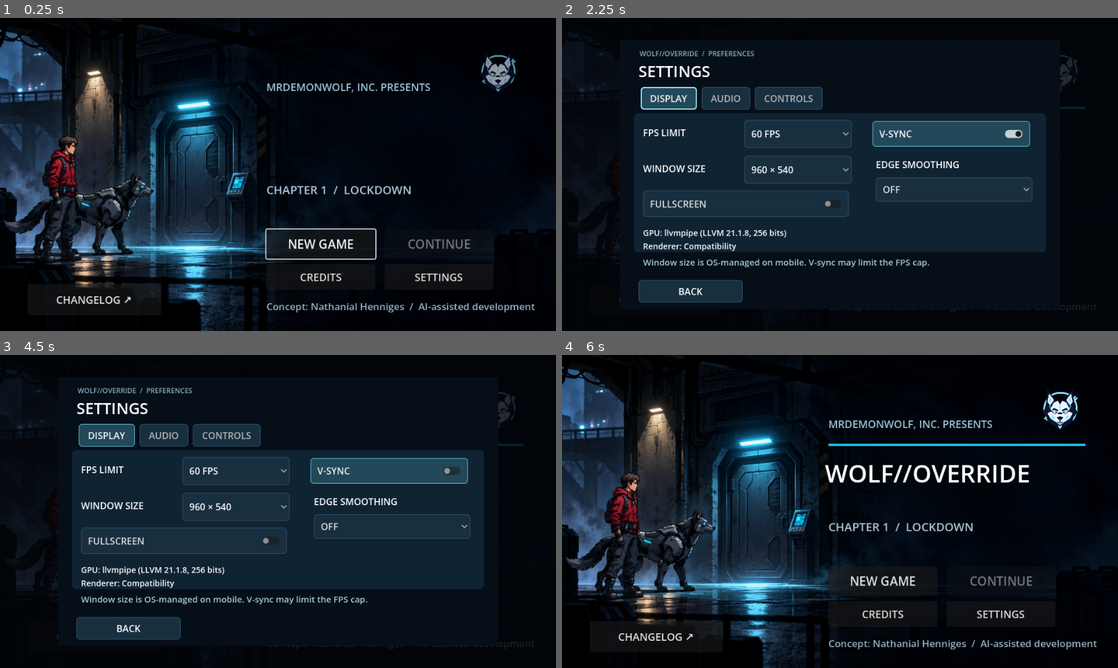
Above: before the commit, frames 1-4 (two rows, left to right).
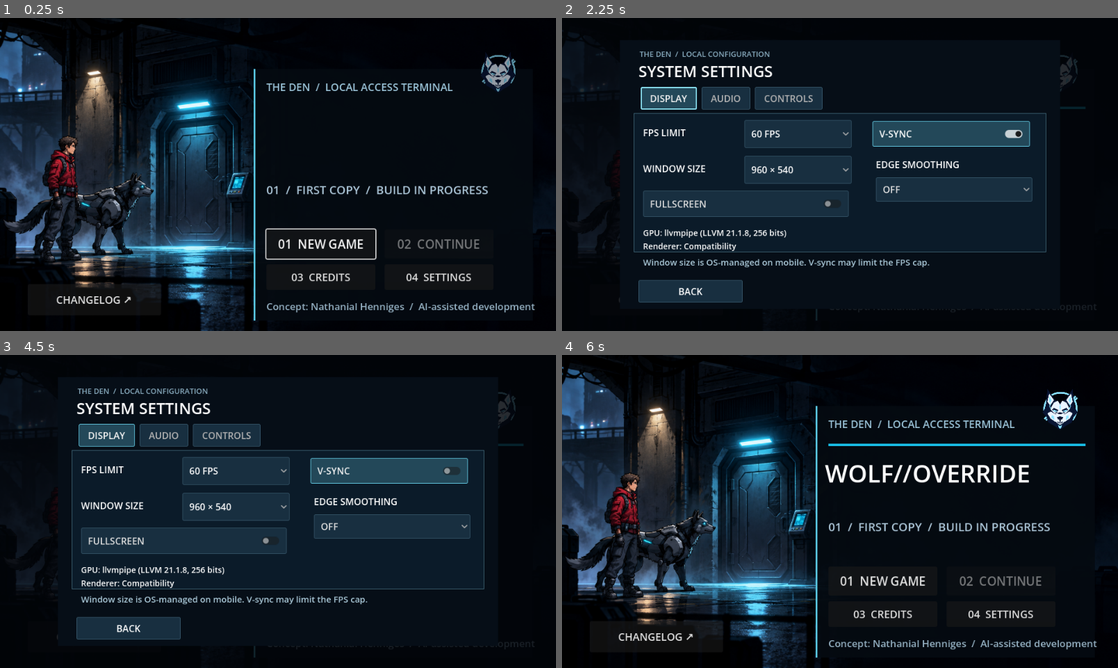
Above: after the commit, the same moments.

Repository: MrDemonWolf/wolf-override
Game: Godot game, scene res://scenes/main.tscn
The game is run twice, just before and just after one commit, with the same random seed, the same clock (stepped at 60 frames per second) and the same inputs.
Inputs:
- Up to frame 1 (0.25 s): no input
- Up to frame 2 (2.25 s): click "CREDITS" (after the commit: "03 CREDITS") at 0.5 s; click "BACK TO TITLE" at 1.25 s; click "SETTINGS" (after the commit: "04 SETTINGS") at 2 s
- Up to frame 3 (4.5 s): click "60 FPS" at 2.75 s; click "960 × 540" at 3.5 s; click "V-SYNC" at 4.25 s
- Up to frame 4 (6 s): click "OFF" at 5 s; click "BACK" at 5.75 s

The runs differ from the first frame. In frame 1, 2.7% of the frame differs, in the area x 45-88%, y 16-97%; in frame 2, 1.3%; in frame 3, 1.3%; in frame 4, 2.7%.

Commit message:
Follow engineer with a closer camera and terminal menus

Diff:
--- a/apps/game/scenes/main.tscn
+++ b/apps/game/scenes/main.tscn
@@ -410,6 +410,22 @@
 texture = ExtResource("6_title_art")
 expand_mode = 1
 
+[node name="TerminalPanel" type="ColorRect" parent="CanvasLayer/TitleScreen"]
+offset_left = 438.0
+offset_top = 88.0
+offset_right = 920.0
+offset_bottom = 522.0
+mouse_filter = 2
+color = Color(0.018, 0.04, 0.065, 0.93)
+
+[node name="TerminalEdge" type="ColorRect" parent="CanvasLayer/TitleScreen"]
+offset_left = 438.0
+offset_top = 88.0
+offset_right = 441.0
+offset_bottom = 522.0
+mouse_filter = 2
+color = Color(0.35, 0.78, 0.88, 1)
+
 [node name="Brand" type="Label" parent="CanvasLayer/TitleScreen"]
 offset_left = 460.0
 offset_top = 106.0
@@ -417,7 +433,7 @@
 offset_bottom = 137.0
 theme_override_colors/font_color = Color(0.61, 0.77, 0.85, 1)
 theme_override_font_sizes/font_size = 18
-text = "MRDEMONWOLF, INC. PRESENTS"
+text = "THE DEN  /  LOCAL ACCESS TERMINAL"
 
 [node name="LogoMark" type="TextureRect" parent="CanvasLayer/TitleScreen"]
 offset_left = 816.0
@@ -450,7 +466,7 @@
 offset_bottom = 313.0
 theme_override_colors/font_color = Color(0.68, 0.78, 0.85, 1)
 theme_override_font_sizes/font_size = 20
-text = "CHAPTER 1  /  LOCKDOWN"
+text = "01  /  FIRST COPY  /  BUILD IN PROGRESS"
 
 [node name="NewGameButton" type="Button" parent="CanvasLayer/TitleScreen"]
 offset_left = 460.0
@@ -458,7 +474,7 @@
 offset_right = 648.0
 offset_bottom = 415.0
 theme_override_font_sizes/font_size = 21
-text = "NEW GAME"
+text = "01  NEW GAME"
 
 [node name="ContinueButton" type="Button" parent="CanvasLayer/TitleScreen"]
 offset_left = 664.0
@@ -466,7 +482,7 @@
 offset_right = 852.0
 offset_bottom = 415.0
 theme_override_font_sizes/font_size = 21
-text = "CONTINUE"
+text = "02  CONTINUE"
 
 [node name="CreditsButton" type="Button" parent="CanvasLayer/TitleScreen"]
 offset_left = 460.0
@@ -474,7 +490,7 @@
 offset_right = 648.0
 offset_bottom = 469.0
 theme_override_font_sizes/font_size = 18
-text = "CREDITS"
+text = "03  CREDITS"
 
 [node name="SettingsButton" type="Button" parent="CanvasLayer/TitleScreen"]
 offset_left = 664.0
@@ -482,7 +498,7 @@
 offset_right = 852.0
 offset_bottom = 469.0
 theme_override_font_sizes/font_size = 18
-text = "SETTINGS"
+text = "04  SETTINGS"
 
 [node name="ChangelogButton" type="Button" parent="CanvasLayer/TitleScreen"]
 offset_left = 48.0
@@ -542,7 +558,7 @@
 theme_override_colors/default_color = Color(0.82, 0.89, 0.94, 1)
 theme_override_font_sizes/normal_font_size = 19
 bbcode_enabled = true
-text = "[center][color=#73DDF5]ORIGINAL CONCEPT, CORE STORY  …(821 unchanged characters)… d text and recognizable interactions\n\nNIST AI Risk Management Framework\nNatio …(372 unchanged characters)…
+text = "[center][color=#73DDF5]ORIGINAL CONCEPT, CORE STORY  …(821 unchanged characters)… d text and recognizable interactions\n\nGodot 4.7 Camera2D reference\nCamera follow and smoothing\n\nNielsen Norman Group\nMobile screenshot readability\n\nNIST AI Risk Management Framework\nNatio …(372 unchanged characters)…
 
 [node name="CreditsBackButton" type="Button" parent="CanvasLayer/TitleScreen/CreditsScreen"]
 offset_left = 189.0
@@ -600,7 +616,7 @@
 offset_right = 419.0
 offset_bottom = 75.0
 theme_override_font_sizes/font_size = 31
-text = "PAUSED"
+text = "SESSION PAUSED"
 
 [node name="ResumeButton" type="Button" parent="CanvasLayer/PauseOverlay/Panel/PauseMenu"]
 offset_left = 50.0
@@ -658,7 +674,7 @@
 offset_right = 419.0
 offset_bottom = 75.0
 theme_override_font_sizes/font_size = 31
-text = "SETTINGS"
+text = "SYSTEM SETTINGS"
 
 [node name="FPSLabel" type="Label" parent="CanvasLayer/PauseOverlay/Panel/SettingsMenu"]
 offset_left = 45.0
--- a/apps/game/scripts/game_settings.gd
+++ b/apps/game/scripts/game_settings.gd
@@ -89,12 +89,13 @@
 	surface.size = Vector2(712, 240)
 	surface.mouse_filter = Control.MOUSE_FILTER_IGNORE
 	var surface_style: StyleBoxFlat = StyleBoxFlat.new()
-	surface_style.bg_color = Color("#102333")
-	surface_style.set_corner_radius_all(8)
+	surface_style.bg_color = Color("#0b1b29")
+	surface_style.border_color = Color("#416779")
+	surface_style.set_border_width_all(1)
 	surface.add_theme_stylebox_override("panel", surface_style)
 	add_child(surface)
 	move_child(surface, 0)
-	var subtitle: Label = _label("WOLF//OVERRIDE  /  PREFERENCES", 12)
+	var subtitle: Label = _label("THE DEN  /  LOCAL CONFIGURATION", 13)
 	subtitle.position = Vector2(34, 15)
 	subtitle.modulate = Color("#89acbf")
 	add_child(subtitle)
@@ -246,7 +247,7 @@
 	normal.bg_color = Color("#182f40")
 	normal.border_color = Color("#345366")
 	normal.set_border_width_all(1)
-	normal.set_corner_radius_all(5)
+	normal.set_corner_radius_all(2)
 	normal.content_margin_left = 12
 	normal.content_margin_right = 12
 	normal.content_margin_top = 8
@@ -257,7 +258,7 @@
 	var focus: StyleBoxFlat = StyleBoxFlat.new()
 	focus.border_color = Color("#8de5f5")
 	focus.set_border_width_all(2)
-	focus.set_corner_radius_all(5)
+	focus.set_corner_radius_all(2)
 	focus.bg_color = Color.TRANSPARENT
 	for type_name: String in ["Button", "OptionButton", "CheckButton"]:
 		menu_theme.set_stylebox("normal", type_name, normal)
--- a/apps/game/scripts/main.gd
+++ b/apps/game/scripts/main.gd
@@ -83,6 +83,8 @@
 var credits_paused: bool = false
 
 const WOLF_SPRITE_REST: Vector2 = Vector2(0.0, -15.0)
+const GAMEPLAY_ZOOM: float = 1.18
+const GAMEPLAY_VIEW_WIDTH: float = 960.0 / GAMEPLAY_ZOOM
 const CORRIDOR_BACKGROUND: Texture2D = preload("res://assets/maintenance-corridor-background-provisional.png")
 
 
@@ -135,6 +137,19 @@
 		draw_line(Vector2(801, 434), Vector2(844, 434), Color("#70d9a7"), 4.0)
 
 
+func _update_gameplay_camera() -> void:
+	var half_view: float = GAMEPLAY_VIEW_WIDTH * 0.5
+	intro_camera.position = Vector2(clampf(human.position.x, half_view, 960.0 - half_view), 330.0)
+
+
+func _start_gameplay_camera() -> void:
+	intro_camera.zoom = Vector2.ONE * GAMEPLAY_ZOOM
+	_update_gameplay_camera()
+	intro_camera.position_smoothing_enabled = true
+	intro_camera.position_smoothing_speed = 4.0
+	intro_camera.reset_smoothing()
+
+
 func _process(delta: float) -> void:
 	if title_open:
 		if credits_screen.visible and not credits_paused:
@@ -158,6 +173,7 @@
 			_finish_chapter_close()
 		_refresh_ui()
 		return
+	_update_gameplay_camera()
 	if Input.is_action_just_pressed(&"pause_game"):
 		_pause_game()
 		return
@@ -223,6 +239,7 @@
 	$IntroCage.show()
 	intro_gate.show()
 	intro_camera.position = Vector2(267.0, 355.0)
+	intro_camera.position_smoothing_enabled = false
 	intro_camera.zoom = Vector2(1.8, 1.8)
 	intro_alarm.color.a = 0.0
 	intro_fade.color.a = 1.0
@@ -299,8 +316,7 @@
 	$CheckpointLabel.show()
 	for station: CanvasItem in [breaker_art, relay_art, checkpoint_art, breaker_status_light, relay_status_light, door_visual]:
 		station.show()
-	intro_camera.position = Vector2(480.0, 270.0)
-	intro_camera.zoom = Vector2.ONE
+	_start_gameplay_camera()
 	wolf.body_sprite.modulate = Color.WHITE
 	wolf.body_sprite.position = WOLF_SPRITE_REST
 	wolf.z_index = 2
@@ -572,8 +588,6 @@
 	$BreakerLabel.show()
 	$RelayLabel.show()
 	$CheckpointLabel.show()
-	intro_camera.position = Vector2(480.0, 270.0)
-	intro_camera.zoom = Vector2.ONE
 	queue_redraw()
 	wolf.body_sprite.modulate = Color.WHITE
 	state = loaded
@@ -581,6 +595,7 @@
 	choice_context = ""
 	relay_refused = false
 	_sync_scene()
+	_start_gameplay_camera()
 	if state.chapter_id == "records":
 		status_line = "Records access restored. WOLF is checking the mirror." if not state.chapter_complete else "The first copy is safe. The Archive trail is next."
 	else:
@@ -708,6 +723,7 @@
 		if state.complete_chapter():
 			status_line = "FIRST COPY SECURED. WOLF: A list doesn't tell me who's a threat. I want the source.\n%s: Then Archive is next." % state.human_name().get_slice(" ", 0).to_upper()
 			chapter_close_active = true
+			intro_camera.position_smoothing_enabled = false
 			_update_controls()
 			_sync_records_room(true)
 			chapter_tween = create_tween()
@@ -730,8 +746,7 @@
 	if chapter_tween != null and chapter_tween.is_running():
 		chapter_tween.kill()
 	chapter_close_active = false
-	intro_camera.position = Vector2(480.0, 270.0)
-	intro_camera.zoom = Vector2.ONE
+	_start_gameplay_camera()
 	_sync_records_room()
 	_update_controls()
 
--- a/apps/game/tests/m0_scene_test.gd
+++ b/apps/game/tests/m0_scene_test.gd
@@ -89,6 +89,8 @@
 	await _tap(&"interact")
 	await create_timer(0.8).timeout
 	_expect(not game.get("intro_active") and not intro_gate.visible and not intro_director.visible and human.visible and purge_terminal_art.visible and human.controlled and intro_fade.color.a < 0.01, "opening fades into engineer control and gameplay stations")
+	var gameplay_camera: Camera2D = game.get_node("IntroCamera") as Camera2D
+	_expect(gameplay_camera.zoom.x > 1.0 and gameplay_camera.position_smoothing_enabled, "play view is closer and follows the engineer after the opening")
 	var state: M0State = game.get("state") as M0State
 	_expect(state.memory.is_empty() and not state.door_open and state.active_actor == "human", "New Game button starts clean")
 	_expect(wolf.position.x < human.position.x and is_equal_approx(human.position.x - wolf.position.x, 64.0), "WOLF starts beside, not inside, the engineer")
@@ -138,6 +140,8 @@
 	_expect(game.call("_objective") == "OPEN THE SEAL", "powered relay becomes the objective")
 	if not _require(await _walk_to(human, 605.0), "engineer reaches relay with WOLF following"):
 		return
+	game.call("_update_gameplay_camera")
+	_expect(gameplay_camera.position.x > 480.0 and gameplay_camera.position.x < 560.0, "camera scrolls toward the engineer without exposing the corridor edge")
 	_expect(not wolf.controlled and wolf.position.x > 400.0 and wolf.position.x < human.position.x, "WOLF stays a companion at the relay")
 	_expect(str(game.call("_context_hint")).contains("give WOLF room"), "relay hint waits for WOLF to reach the contact")
 	await _tap(&"interact")
